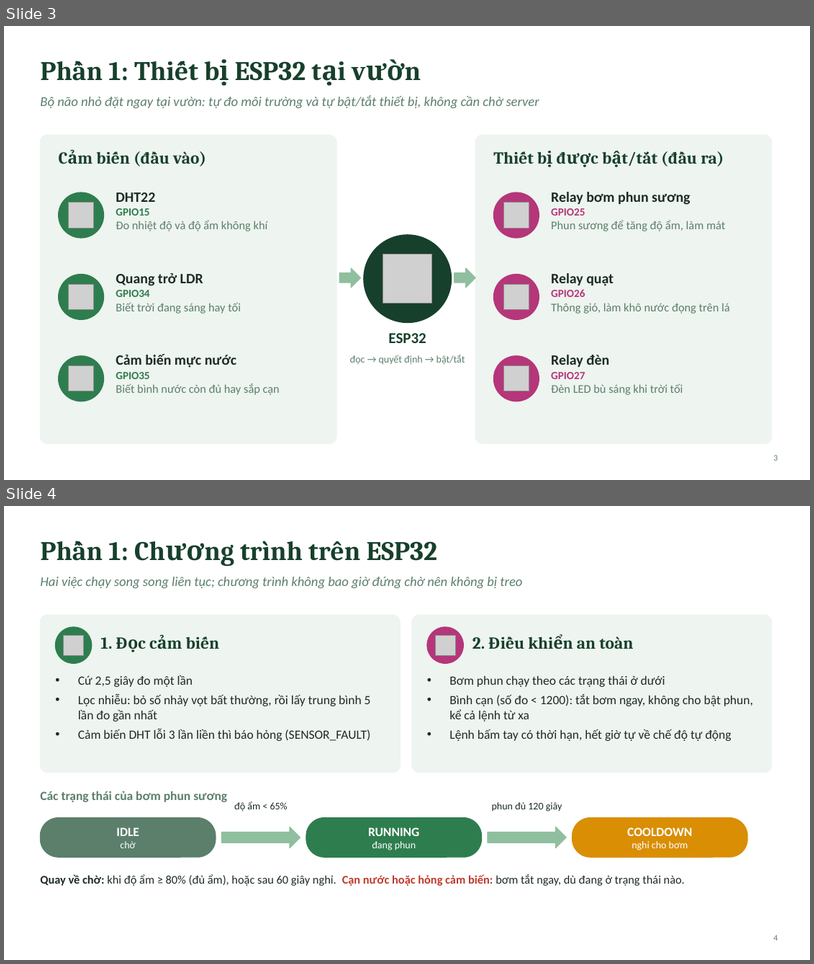
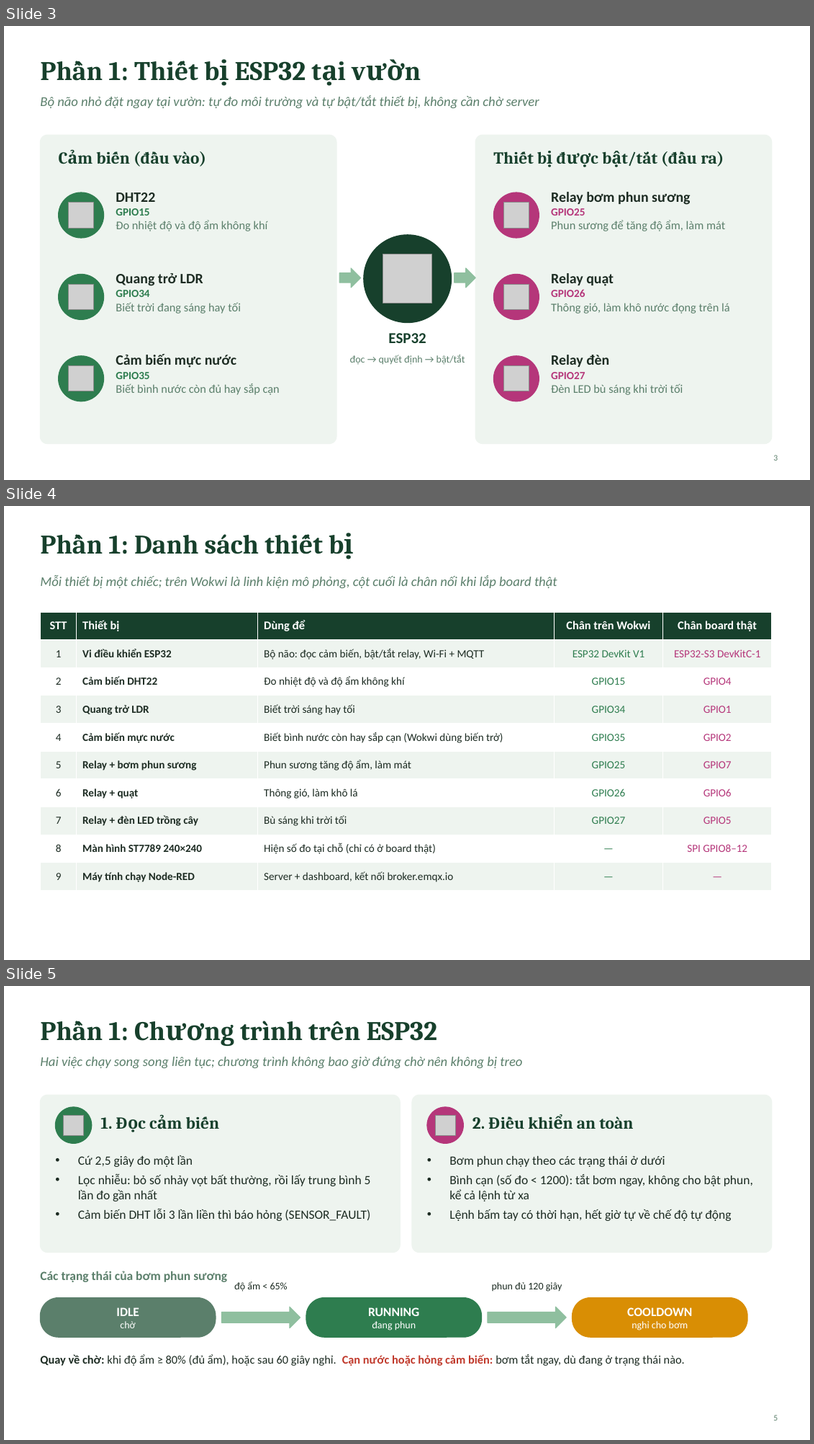
Before and after one commit to Khoa-Tr/orhid-software, a slide deck: docs/kien-truc-he-thong.pptx. Shown one above the other, each under a label of ours: slides 3 and 4 before the commit, slides 3, 4 and 5 after it. The pictures are 814x964 and 814x1444 pixels, drawn with LibreOffice and Linux fonts; fonts in the diff are those of the drawing; grey boxes stand for pictures. Boxes give left, top, right and bottom in pixels: in the first picture for what was removed or moved away, otherwise in the second. Text is boxed around its words. In the diff, an @@ line names an element or a change of style, - is before the commit and + after.

```diff
--- a/docs/kien-truc-he-thong.pptx
+++ b/docs/kien-truc-he-thong.pptx
@@ slide 4 added at [4, 506, 810, 960], background #FFFFFF @@
@@ title added at [108, 533, 353, 559], 32 pt, text #17402C, bold @@
+Phần 1: Danh sách thiết bị
@@ text added at [40, 575, 558, 588], 16 pt, text #5B7F6B, italic @@
+Mỗi thiết bị một chiếc; trên Wokwi là linh kiện mô phỏng, cột cuối là chân nối khi lắp board thật
@@ table added at [40, 612, 772, 890], 10 rows, 5 columns @@
+STT | Thiết bị | Dùng để | Chân trên Wokwi | Chân board thật
+1 | Vi điều khiển ESP32 | Bộ não: đọc cảm biến, bật/tắt relay, Wi-Fi + MQTT | ESP32 DevKit V1 | ESP32-S3 DevKitC-1
+2 | Cảm biến DHT22 | Đo nhiệt độ và độ ẩm không khí | GPIO15 | GPIO4
+3 | Quang trở LDR | Biết trời sáng hay tối | GPIO34 | GPIO1
+4 | Cảm biến mực nước | Biết bình nước còn hay sắp cạn (Wokwi dùng biến trở) | GPIO35 | GPIO2
+5 | Relay + bơm phun sương | Phun sương tăng độ ẩm, làm mát | GPIO25 | GPIO7
+6 | Relay + quạt | Thông gió, làm khô lá | GPIO26 | GPIO6
+7 | Relay + đèn LED trồng cây | Bù sáng khi trời tối | GPIO27 | GPIO5
+8 | Màn hình ST7789 240×240 | Hiện số đo tại chỗ (chỉ có ở board thật) | — | SPI GPIO8–12
+9 | Máy tính chạy Node-RED | Server + dashboard, kết nối broker.emqx.io | — | —
@@ what was slide 4 is now slide 5 @@
@@ page number at [774, 1414, 778, 1420]: text changed @@
-4
+5
```
